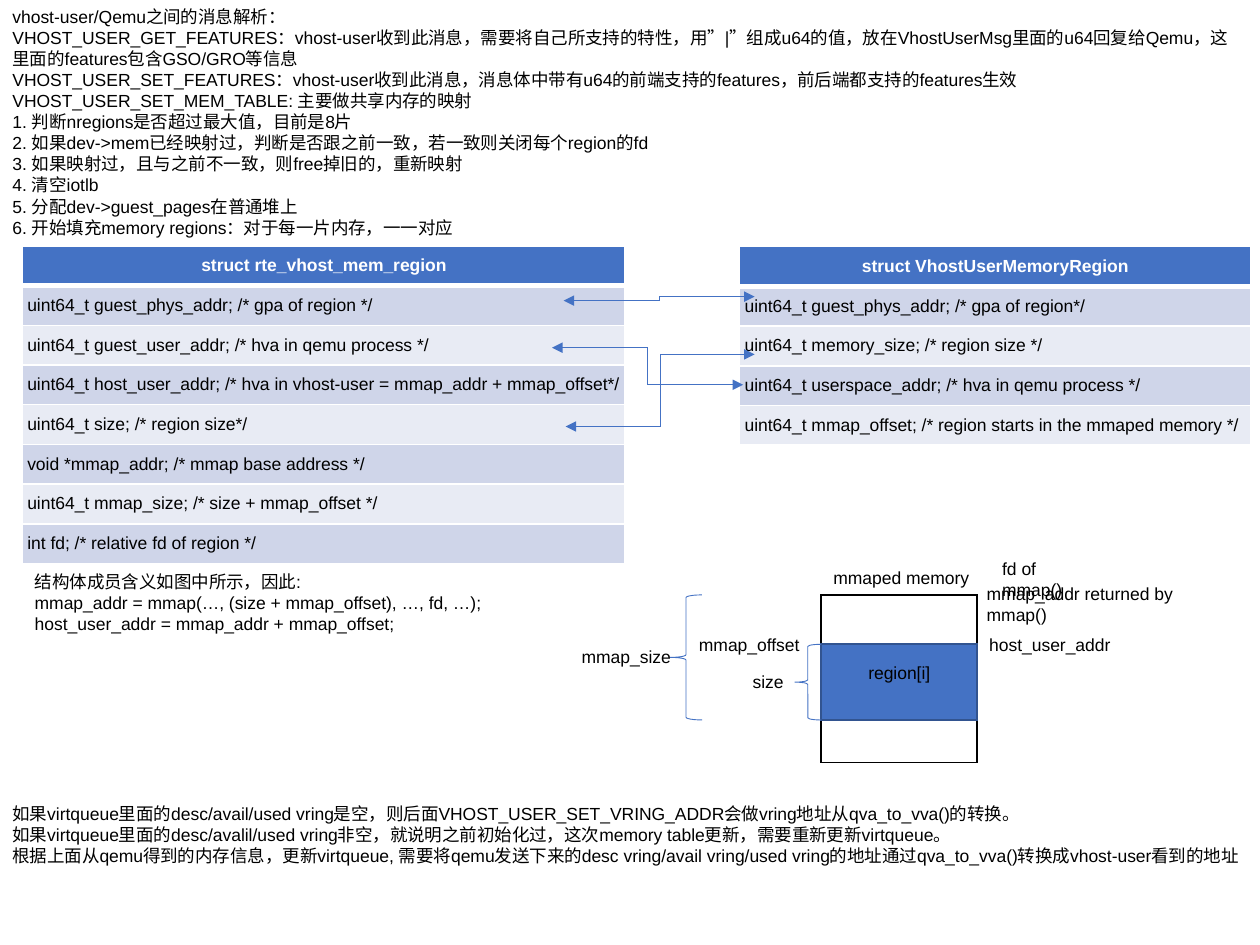
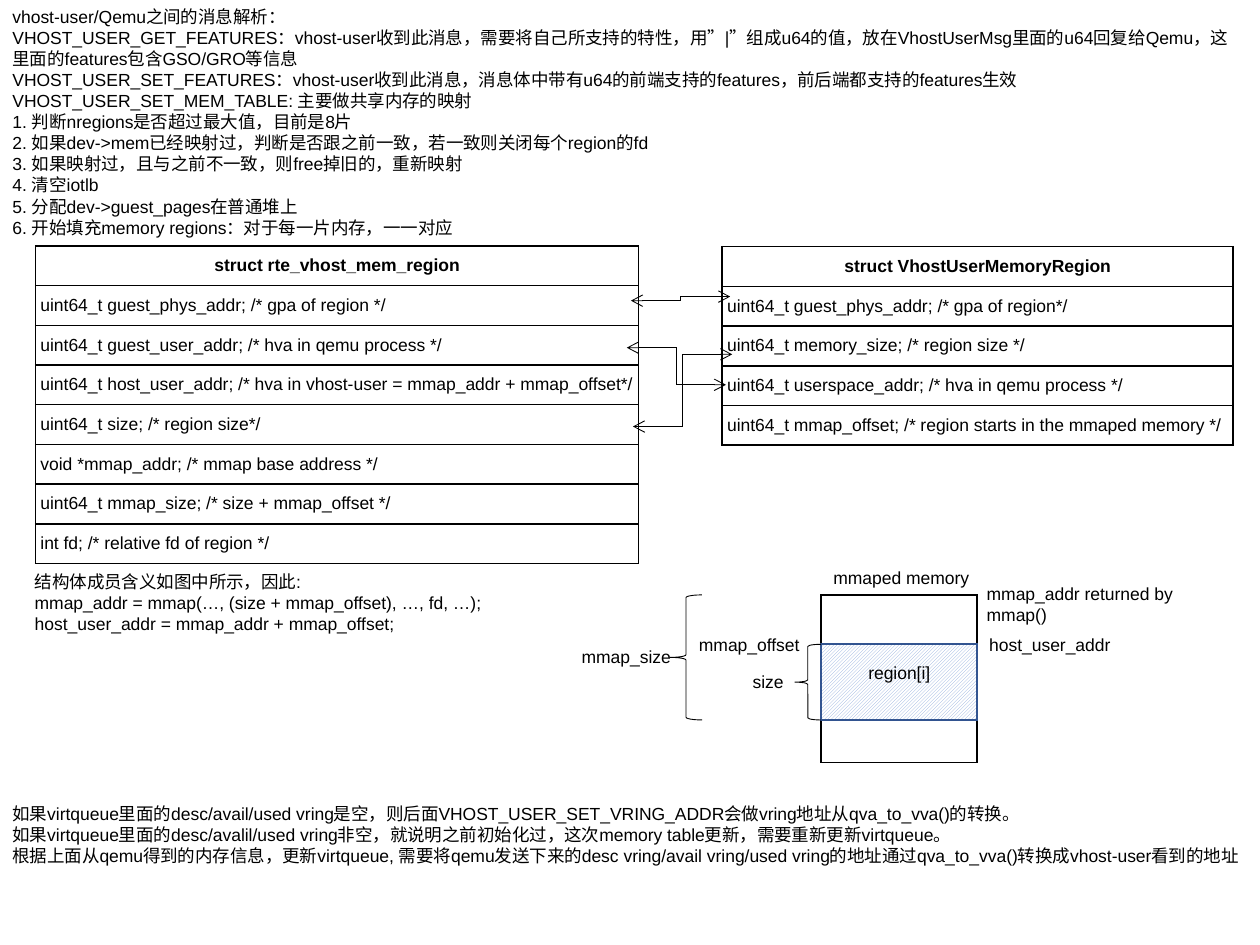
Before and after one commit to movetobe/xxx, a slide deck: slide 13 of xxx.pptx (slide 21 before the commit). Drawn at 1260x945 pixels with LibreOffice and Linux fonts; fonts in the diff are those of the drawing. Boxes give left, top, right and bottom in pixels: in the first picture for what was removed or moved away, otherwise in the second. Text is boxed around its words. In the diff, an @@ line names an element or a change of style, - is before the commit and + after.

```diff
--- a/xxx.pptx
+++ b/xxx.pptx
@@ table at (x1=35, y1=246, x2=638, y2=563) @@
@@ fill #4472C4 to none in row 1, column 1 @@
@@ fill #CFD5EA to none in 4 cells @@
@@ fill #E9EBF5 to none in 3 cells @@
@@ text colour #FFFFFF to #000000 in "struct rte_vhost_mem_region" @@
@@ borders changed @@
@@ table moved from (x1=23, y1=246, x2=625, y2=563) to (x1=35, y1=246, x2=638, y2=563) @@
@@ table at (x1=722, y1=247, x2=1232, y2=445) @@
@@ fill #4472C4 to none in row 1, column 1 @@
@@ fill #CFD5EA to none in 2 cells @@
@@ fill #E9EBF5 to none in 2 cells @@
@@ text colour #FFFFFF to #000000 in "struct VhostUserMemoryRegion" @@
@@ borders changed @@
@@ table moved from (x1=740, y1=247, x2=1250, y2=445) to (x1=722, y1=247, x2=1232, y2=445) @@
@@ elbow double arrow moved from (563, 301) - (755, 296) to (631, 301) - (731, 296) @@
@@ elbow double arrow (631, 301) - (731, 296): stroke #4472C4 0.5 pt to #000000 0.5 pt; arrowheads changed @@
@@ elbow double arrow moved from (552, 348) - (743, 384) to (626, 348) - (726, 384) @@
@@ elbow double arrow (626, 348) - (726, 384): stroke #4472C4 0.5 pt to #000000 0.5 pt; arrowheads changed @@
@@ elbow double arrow moved from (566, 427) - (755, 354) to (633, 427) - (732, 354) @@
@@ elbow double arrow (633, 427) - (732, 354): stroke #4472C4 0.5 pt to #000000 0.5 pt; arrowheads changed @@
@@ text removed at (x1=1002, y1=562, x2=1062, y2=600) @@
-fd of mmap()
@@ left brace at (x1=670, y1=595, x2=702, y2=719): outline #4472C4 0.5 pt to #000000 0.5 pt @@
@@ left brace at (x1=795, y1=644, x2=822, y2=719): outline #4472C4 0.5 pt to #000000 0.5 pt @@
@@ rectangle at (x1=822, y1=644, x2=978, y2=719): fill #4472C4 to pattern #8FAADC on #FFFFFF @@
```
Also in this commit, not shown: 5 other slides changed, 11 slides added, 3 slides removed, 19 other files.
